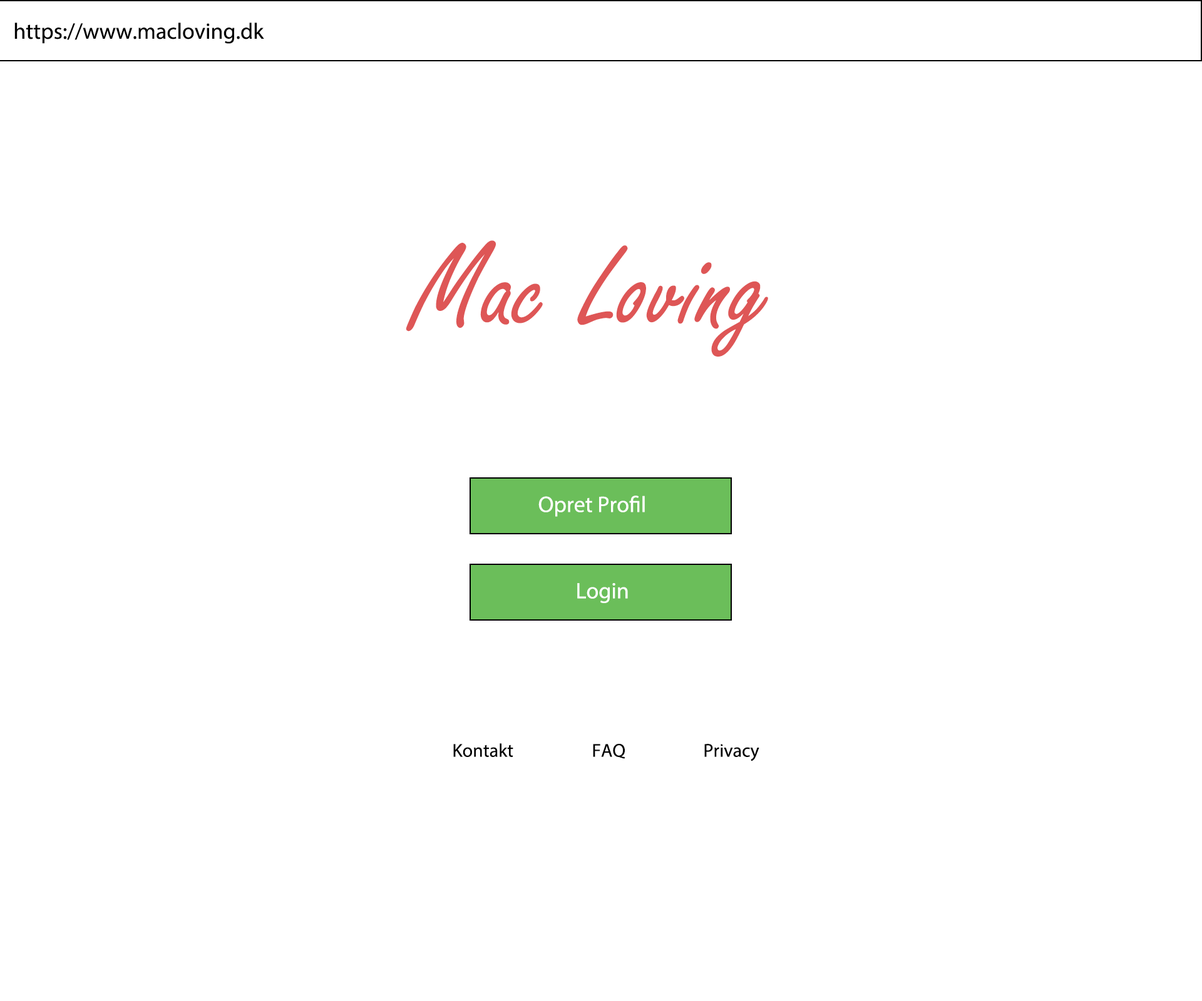
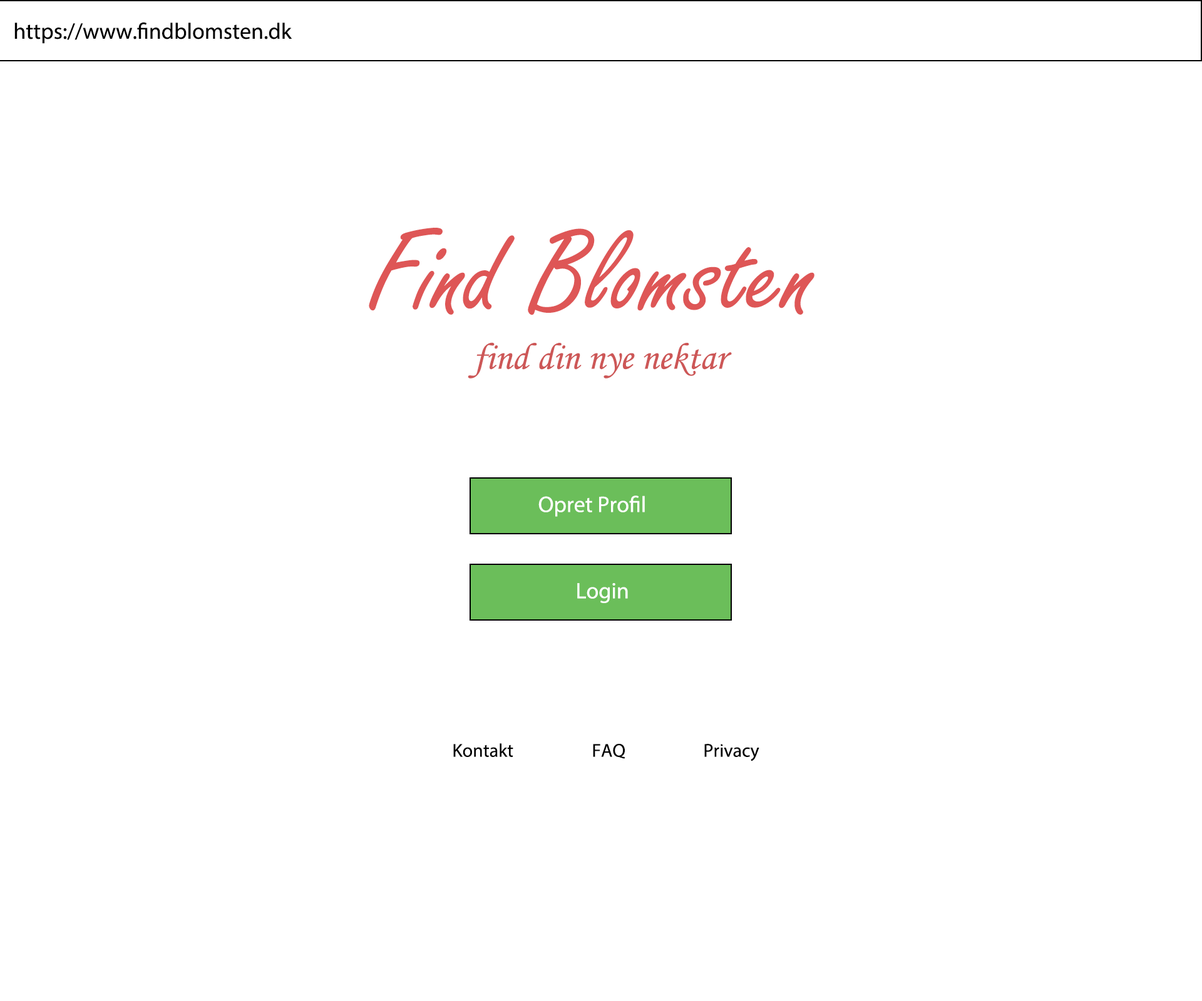
Layered file, before and after one edit (1202×1001). Changes by layer:
renamed "Mac Loving" to "Find Blomsten", painted on it over [368,227,815,357]
added layer "find din nye nektar" in group "Header" over [467,342,732,379]
renamed "https://www.macloving.dk" to "https://www.findblomsten.dk", painted on it over [137,21,293,44]
